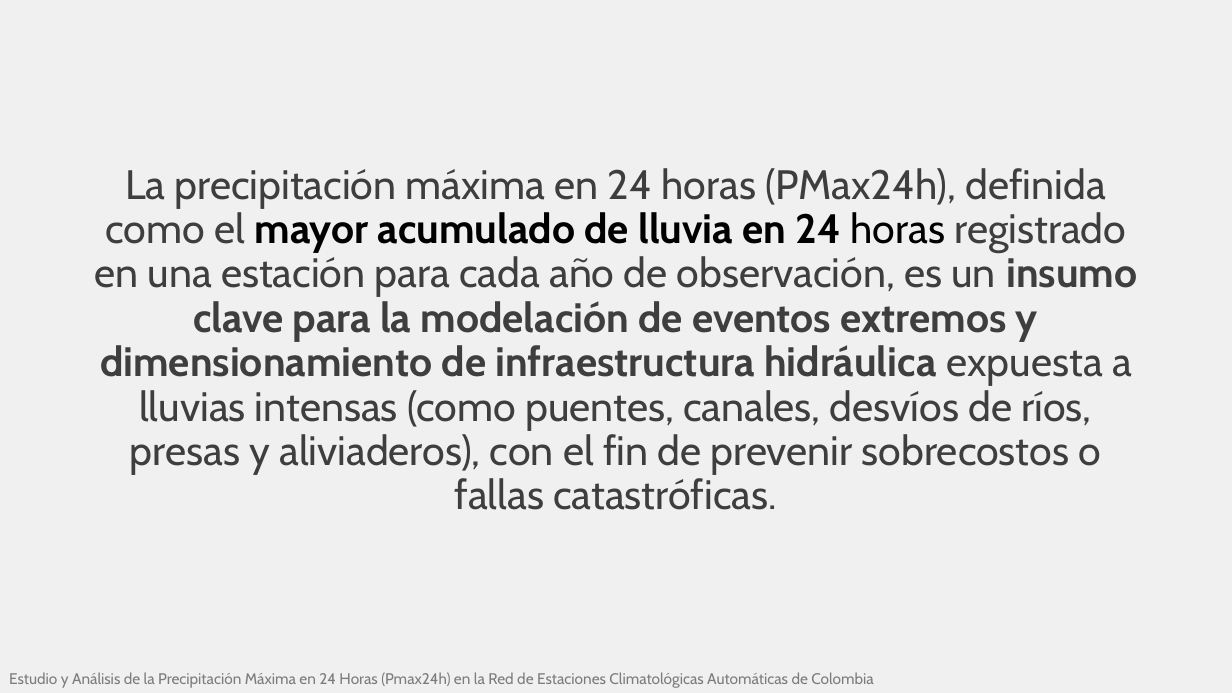
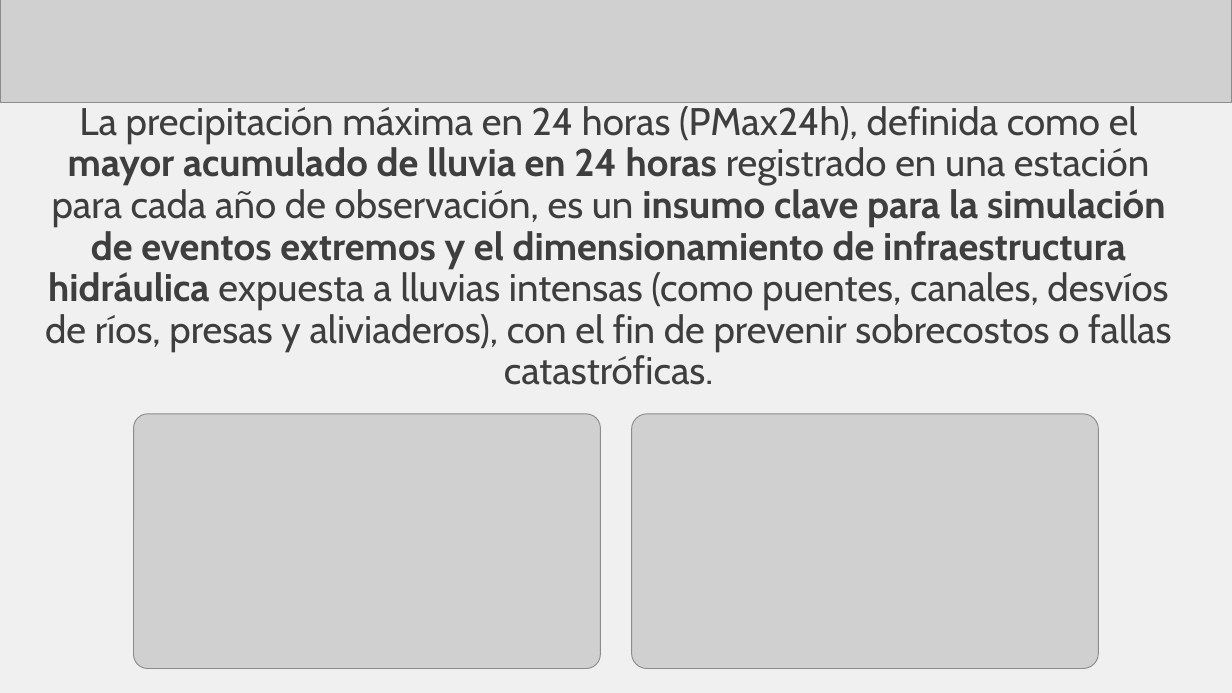
Before and after one commit to rcfdtools/R.HydroTools, a slide deck: slide 2 of tool/PMP/file/report/SCI_XXVI_SNHH26_Presentacion_PMax24HAutomColombia_v1.pptx. Drawn at 1232x693 pixels with LibreOffice and Linux fonts; fonts in the diff are those of the drawing; grey boxes stand for pictures. Boxes give left, top, right and bottom in pixels: in the first picture for what was removed or moved away, otherwise in the second. Text is boxed around its words. In the diff, an @@ line names an element or a change of style, - is before the commit and + after.

```diff
--- a/tool/PMP/file/report/SCI_XXVI_SNHH26_Presentacion_PMax24HAutomColombia_v1.pptx
+++ b/tool/PMP/file/report/SCI_XXVI_SNHH26_Presentacion_PMax24HAutomColombia_v1.pptx
@@ picture added at bbox=[0, 0, 1232, 103] @@
@@ title at bbox=[45, 102, 1172, 385]: text changed; size 32 to 30 pt @@
-La precipitación máxima en 24 horas (PMax24h), definida como el mayor acumulado de lluvia en 24 horas registrado en una estación para cada año de observación, es un insumo clave para la modelación de eventos extremos y dimensionamiento de infraestructura hidráulica expuesta a lluvias intensas (como puentes, canales, desvíos de ríos, presas y aliviaderos), con el fin de prevenir sobrecostos o fallas catastróficas.
+La precipitación máxima en 24 horas (PMax24h), definida como el mayor acumulado de lluvia en 24 horas registrado en una estación para cada año de observación, es un insumo clave para la simulación de eventos extremos y el dimensionamiento de infraestructura hidráulica expuesta a lluvias intensas (como puentes, canales, desvíos de ríos, presas y aliviaderos), con el fin de prevenir sobrecostos o fallas catastróficas.
@@ picture added at bbox=[134, 414, 601, 669] @@
@@ picture added at bbox=[632, 414, 1099, 669] @@
@@ text removed at bbox=[9, 672, 873, 688] @@
-Estudio y Análisis de la Precipitación Máxima en 24 Horas (Pmax24h) en la Red de Estaciones Climatológicas Automáticas de Colombia
```
Also in this commit, not shown: 12 other slides changed, 13 slides added, 3 slides removed, 3 other files.
